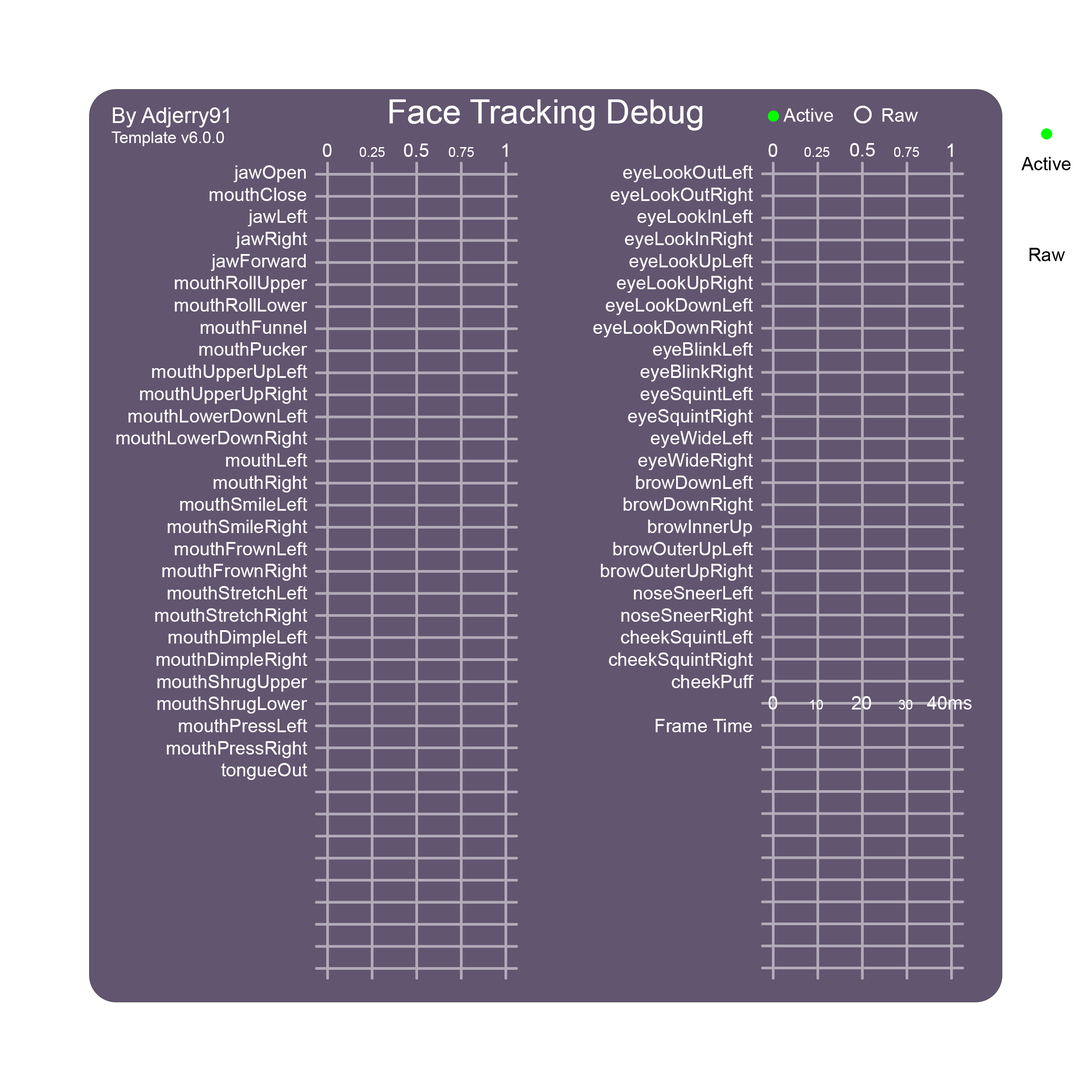
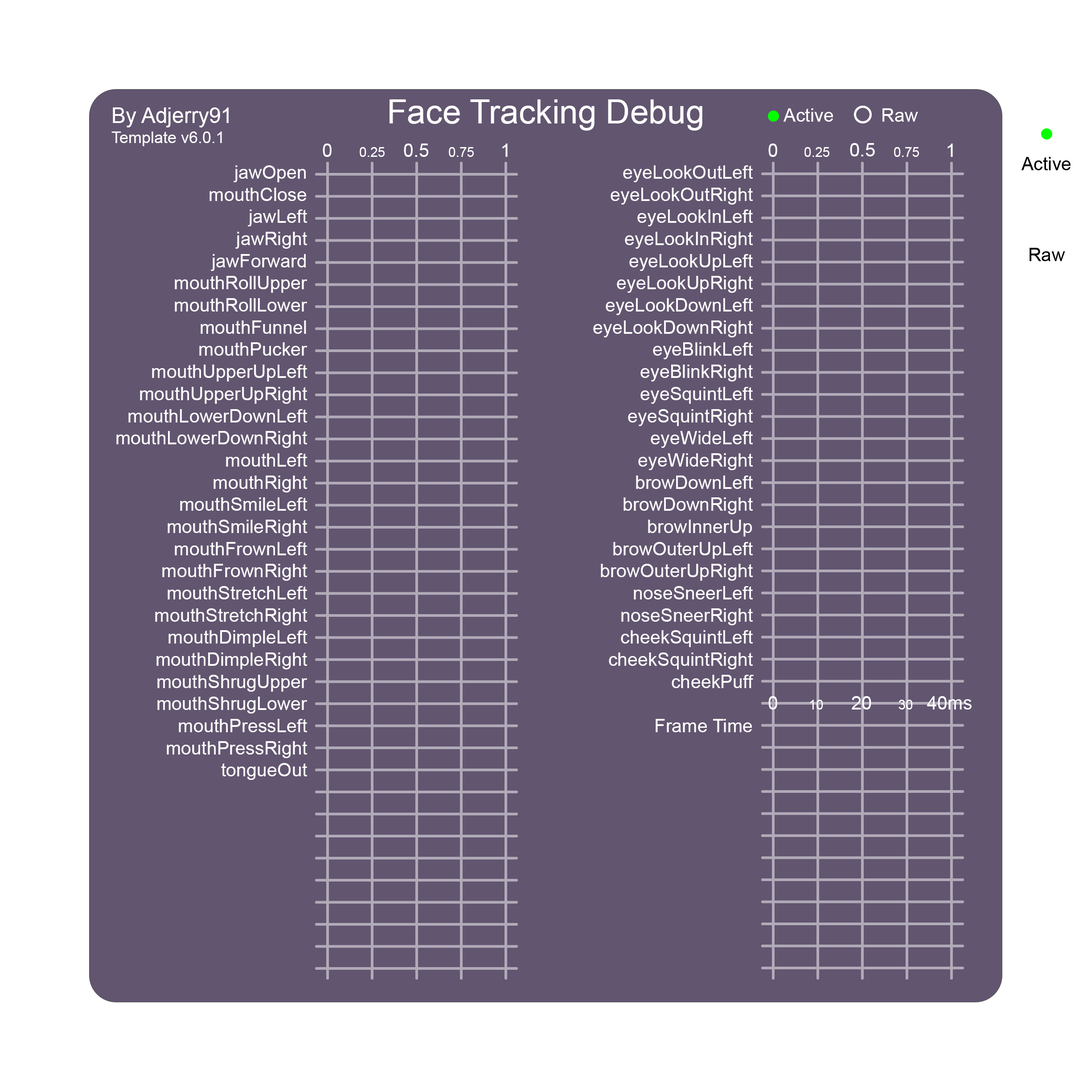
Revision of a layered 1091×1091 image; what changed, layer by layer:
moved "Template Version" above "By Adjerry91", painted on it over (216, 131, 225, 144)
